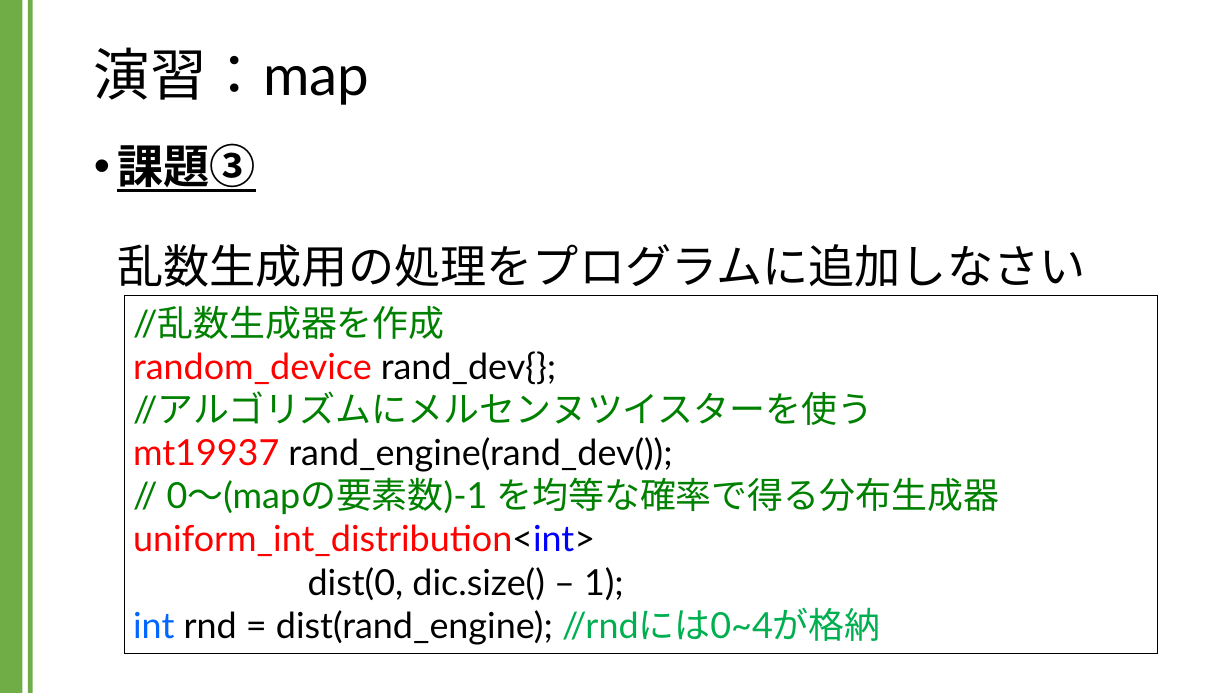
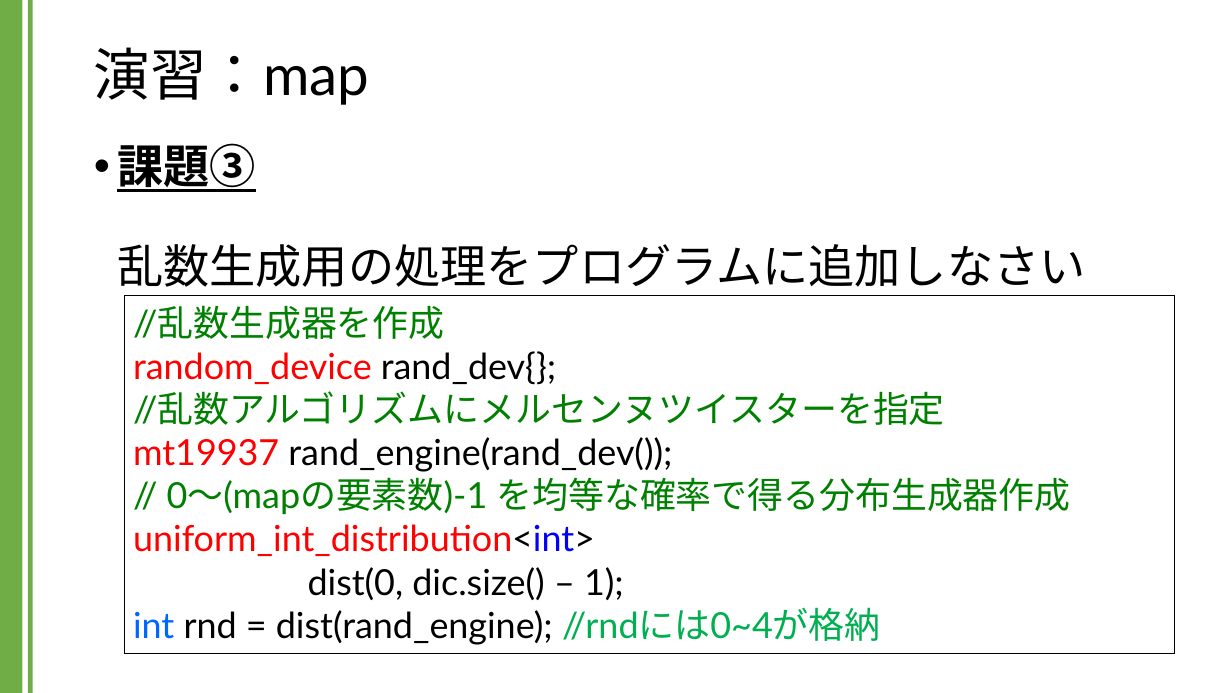
Before and after one commit to kic-murata/cpp2024, a slide deck: slide 17 of 授業資料/演習課題：map.pptx. Drawn at 1232x693 pixels with LibreOffice and Linux fonts; fonts in the diff are those of the drawing. Boxes give left, top, right and bottom in pixels: in the first picture for what was removed or moved away, otherwise in the second. Text is boxed around its words. In the diff, an @@ line names an element or a change of style, - is before the commit and + after.

```diff
--- a/授業資料/演習課題：map.pptx
+++ b/授業資料/演習課題：map.pptx
@@ rectangle "//乱数生成器を作成": place and size @@
-rectangle "//乱数生成器を作成" at [124, 296, 1157, 653]
+rectangle "//乱数生成器を作成" at [124, 296, 1175, 653]
@@ text in rectangle at [133, 391, 1071, 514]: text changed @@
-//アルゴリズムにメルセンヌツイスターを使う
-mt19937 rand_engine(rand_dev());
-// 0～(mapの要素数)-1 を均等な確率で得る分布生成器
+//乱数アルゴリズムにメルセンヌツイスターを指定
+mt19937 rand_engine(rand_dev());
+// 0～(mapの要素数)-1 を均等な確率で得る分布生成器作成
```
Also in this commit, not shown: 3 other slides changed.
